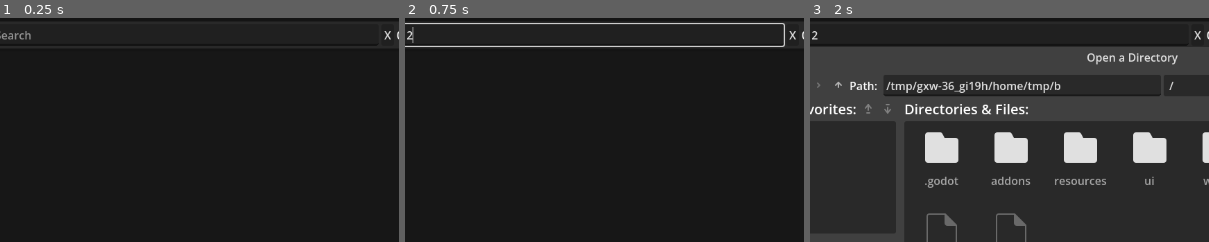
Above: before the commit, frames 1-3 (left to right).
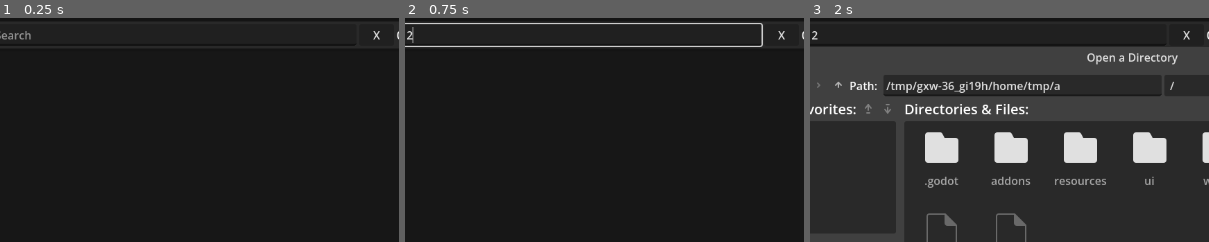
Above: after the commit, the same moments.

Repository: Wcubed/model_organizer
Game: Godot game, scene res://ui/main.tscn
Same seed, same stepped clock (60 frames per second), same inputs: the game is played once before the commit and once after it.
Inputs (mouse positions are % of the whole screen's width and height, from its top left):
- Up to frame 1 (0.25 s): no input
- Up to frame 2 (0.75 s): click (33, 4) at 0.52 s; type "12" at 0.6 s
- Up to frame 3 (2 s): click "..." at 1.25 s
The pictures show only the part of the screen within x 10-60%, y 0-50%; the shares and areas given below are measured in that part.

The runs differ from the first frame. In frame 1, less than 0.1% of the frame differs, in the area x 93-98%, y 5-10%; in frame 2, 0.2%, in the area x 88-98%, y 2-13%; in frame 3, 0.1%.

Commit message:
Open stl in external program

Diff:
--- a/project.godot
+++ b/project.godot
@@ -32,6 +32,11 @@
 "events": [Object(InputEventMouseButton,"resource_local_to_scene":false,"resource_name":"","device":-1,"window_id":0,"a …(258 unchanged characters)…
 ]
 }
+ui_back={
+"deadzone": 0.2,
+"events": [Object(InputEventMouseButton,"resource_local_to_scene":false,"resource_name":"","device":-1,"window_id":0,"alt_pressed":false,"shift_pressed":false,"ctrl_pressed":false,"meta_pressed":false,"button_mask":0,"position":Vector2(128, 5),"global_position":Vector2(137, 53),"factor":1.0,"button_index":8,"canceled":false,"pressed":true,"double_click":false,"script":null)
+]
+}
 
 [physics]
 
--- /dev/null
+++ b/ui/assets/ExternalLink.svg
@@ -0,0 +1 @@
+<svg xmlns="http://www.w3.org/2000/svg" width="16" height="16"><path fill="#e0e0e0" d="m5 9 5.5-5.5L8 1h7v7l-2.5-2.5L7 11zm7 6H4a3 3 0 0 1-3-3V4a3 3 0 0 1 3-3h2a1 1 0 0 1 0 2H4a1 1 0 0 0-1 1v8a1 1 0 0 0 1 1h8a1 1 0 0 0 1-1v-2a1 1 0 0 1 2 0v2a3 3 0 0 1-3 3z"/></svg>
--- a/ui/main.gd
+++ b/ui/main.gd
@@ -151,5 +151,5 @@
 	run_search_and_display()
 
 
-func _on_model_info_view_show_array_mesh(mesh: ArrayMesh) -> void:
-	view_3d_model.show_mesh(mesh)
+func _on_model_info_view_show_array_mesh(mesh: ArrayMesh, path: String) -> void:
+	view_3d_model.show_mesh(mesh, path)
--- a/ui/main.tscn
+++ b/ui/main.tscn
@@ -61,6 +61,7 @@
 placeholder_text = "Search"
 
 [node name="ClearSearchButton" type="Button" parent="SplitContainer/MainContainer/LibraryView/PanelContainer/Toolbar" unique_id=1014391993]
+custom_minimum_size = Vector2(50, 0)
 layout_mode = 2
 tooltip_text = "Clear searchbar"
 text = "X"
@@ -118,7 +119,7 @@
 
 [connection signal="pressed" from="SplitContainer/MainContainer/LibraryView/PanelContainer/Toolbar/PathButton" to="." method="_on_path_button_pressed"]
 [connection signal="pressed" from="SplitContainer/MainContainer/LibraryView/PanelContainer/Toolbar/ReloadButton" to="." method="_on_reload_button_pressed"]
-[connection signal="text_changed" from="SplitContainer/MainContainer/LibraryView/PanelContainer/Toolbar/SearchEdit" to="." method="_on_search_edit_text_changed"]
+[connection signal="text_submitted" from="SplitContainer/MainContainer/LibraryView/PanelContainer/Toolbar/SearchEdit" to="." method="_on_search_edit_text_changed"]
 [connection signal="pressed" from="SplitContainer/MainContainer/LibraryView/PanelContainer/Toolbar/ClearSearchButton" to="." method="_on_clear_search_button_pressed"]
 [connection signal="show_array_mesh" from="SplitContainer/ModelInfoView" to="." method="_on_model_info_view_show_array_mesh"]
 [connection signal="dir_selected" from="FolderDialog" to="." method="_on_folder_dialog_dir_selected"]
--- a/ui/model_info_view.gd
+++ b/ui/model_info_view.gd
@@ -1,6 +1,6 @@
 extends PanelContainer
 
-signal show_array_mesh(mesh: ArrayMesh)
+signal show_array_mesh(mesh: ArrayMesh, path: String)
 
 var model: Model = null
 
@@ -60,4 +60,4 @@
 
 	var result = STLIO.Importer.LoadFromPath(full_path)
 	if result is ArrayMesh:
-		show_array_mesh.emit(result)
+		show_array_mesh.emit(result, full_path)
--- a/ui/view_3d_model.gd
+++ b/ui/view_3d_model.gd
@@ -2,15 +2,30 @@
 
 signal close_button_pressed()
 
+var mesh_path := ""
+
 @onready var model_render := %ModelRender
 
 
-func show_mesh(mesh: ArrayMesh):
+func show_mesh(mesh: ArrayMesh, path: String):
 	model_render.show_model(mesh)
+	mesh_path = path
 
 	self.show()
 
-func _on_close_button_pressed() -> void:
+func hide_mesh():
 	# TODO (2026-02-13): Unload the stl.
 	self.hide()
+
+func _on_close_button_pressed() -> void:
+	hide_mesh()
 	close_button_pressed.emit()
+
+
+func _on_open_external_button_pressed() -> void:
+	OS.shell_open(mesh_path)
+
+
+func _gui_input(event: InputEvent) -> void:
+	if event.is_action("ui_back"):
+		hide_mesh()
--- a/ui/view_3d_model.tscn
+++ b/ui/view_3d_model.tscn
@@ -2,6 +2,7 @@
 
 [ext_resource type="StyleBox" uid="uid://dsm55rfa1xmm4" path="res://ui/assets/basic_panel.tres" id="1_6moto"]
 [ext_resource type="Script" uid="uid://8agovjppmwjo" path="res://ui/view_3d_model.gd" id="2_5e326"]
+[ext_resource type="Texture2D" uid="uid://ku8ydk8bce1i" path="res://ui/assets/ExternalLink.svg" id="3_drs6m"]
 [ext_resource type="PackedScene" uid="uid://bxk33afbqntw8" path="res://world/model_render.tscn" id="3_eg6m8"]
 
 [sub_resource type="StyleBoxFlat" id="StyleBoxFlat_5e326"]
@@ -37,6 +38,13 @@
 layout_mode = 2
 size_flags_horizontal = 3
 
+[node name="OpenExternalButton" type="Button" parent="VBoxContainer/PanelContainer/Toolbar" unique_id=1575891301]
+custom_minimum_size = Vector2(50, 0)
+layout_mode = 2
+tooltip_text = "Open in external program."
+icon = ExtResource("3_drs6m")
+icon_alignment = 1
+
 [node name="CloseButton" type="Button" parent="VBoxContainer/PanelContainer/Toolbar" unique_id=1265881204]
 custom_minimum_size = Vector2(50, 0)
 layout_mode = 2
@@ -57,4 +65,5 @@
 [node name="ModelRender" parent="VBoxContainer/SubViewportContainer/SubViewport" unique_id=310926734 instance=ExtResource("3_eg6m8")]
 unique_name_in_owner = true
 
+[connection signal="pressed" from="VBoxContainer/PanelContainer/Toolbar/OpenExternalButton" to="." method="_on_open_external_button_pressed"]
 [connection signal="pressed" from="VBoxContainer/PanelContainer/Toolbar/CloseButton" to="." method="_on_close_button_pressed"]
--- a/world/model_render.gd
+++ b/world/model_render.gd
@@ -37,6 +37,6 @@
 		camera.position.z = min(camera.position.z, max_zoom_distance)
 	elif event is InputEventMouseMotion && Input.is_mouse_button_pressed(MouseButton.MOUSE_BUTTON_LEFT):
 		camera_anchor.rotation_degrees.z += event.screen_relative.x
-		camera_anchor.rotation_degrees.x = max(min(camera_anchor.rotation_degrees.x + event.screen_relative.y, 90), 0)
+		camera_anchor.rotation_degrees.x = max(min(camera_anchor.rotation_degrees.x + event.screen_relative.y, 180), 0)
 
 		print(camera_anchor.rotation_degrees)
Not shown, added: ui/assets/ExternalLink.svg.import
